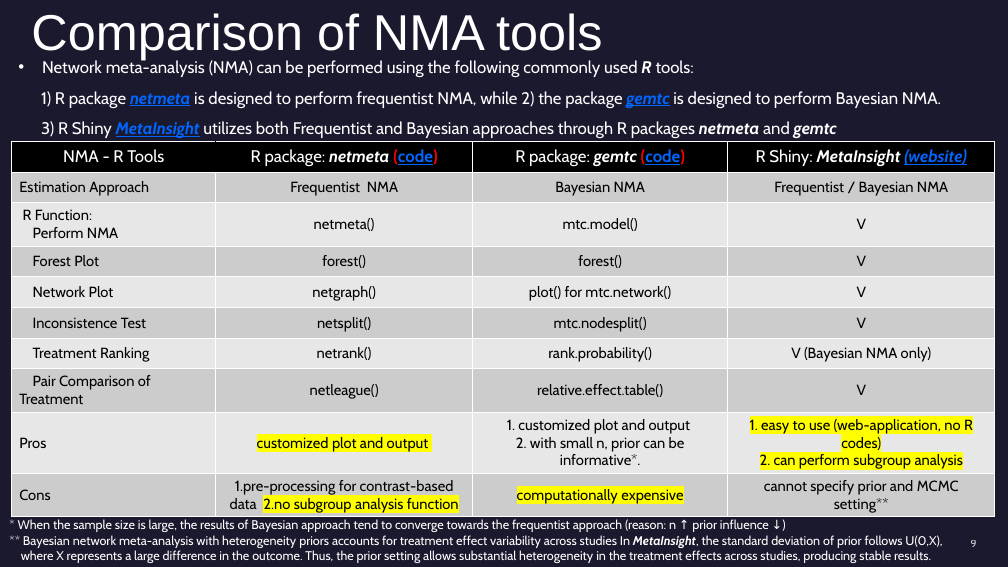
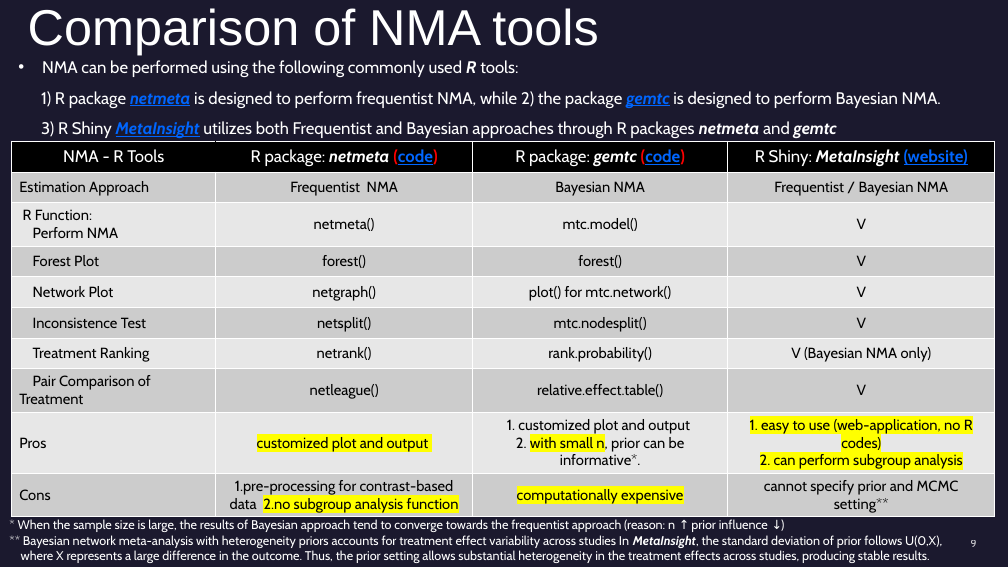
Before and after one commit to psyen0824/NMA, a slide deck: slide 9 of NMA_01Mar2024.pptx. Drawn at 1008x567 pixels with LibreOffice and Linux fonts; fonts in the diff are those of the drawing. Boxes give left, top, right and bottom in pixels: in the first picture for what was removed or moved away, otherwise in the second. Text is boxed around its words. In the diff, an @@ line names an element or a change of style, - is before the commit and + after.

```diff
--- a/NMA_01Mar2024.pptx
+++ b/NMA_01Mar2024.pptx
@@ title "Comparison of NMA tools": place and size @@
-title "Comparison of NMA tools" at [31, 13, 602, 60]
+title "Comparison of NMA tools" at [28, 8, 598, 55]
@@ text at [42, 60, 518, 77]: text changed @@
-• Network meta-analysis (NMA) can be performed using the following commonly used R tools:
+• NMA can be performed using the following commonly used R tools:
@@ table at [12, 141, 996, 517] @@
@@ italic off in "(website)" @@
@@ highlight none to #FFFF00 in "with small n," @@
```
Also in this commit, not shown: 6 other slides changed, 2 slides added, 1 other file.
